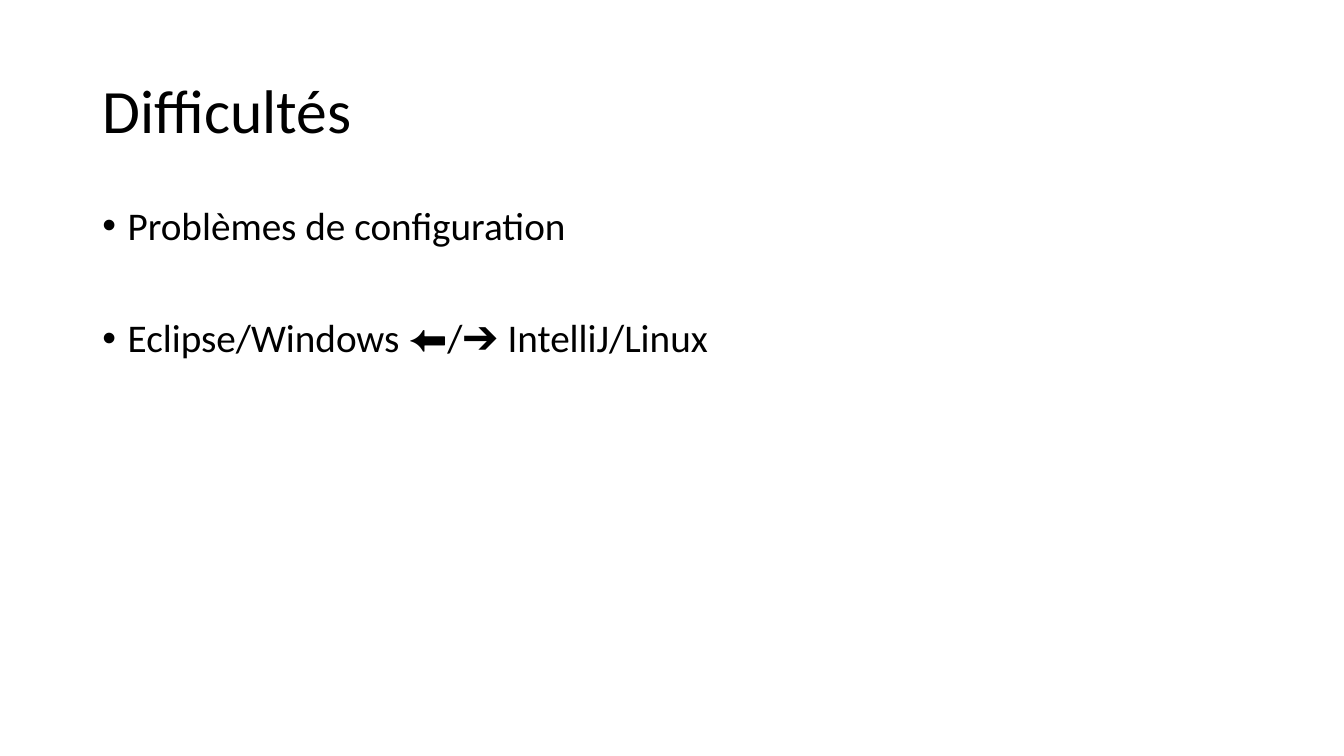
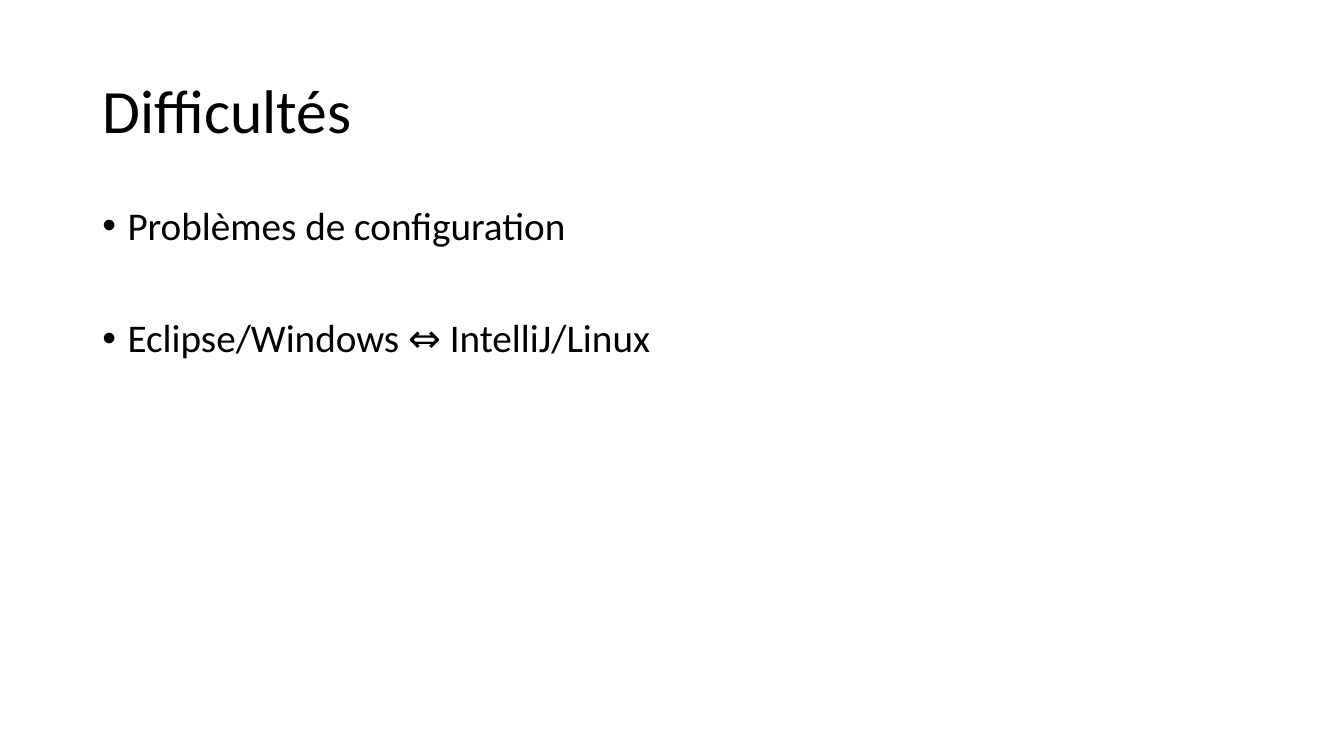
Before and after one commit to Aiman1/Forms-Struts2, a slide deck: slide 5 of SR03.pptx. Drawn at 1344x756 pixels with LibreOffice and Linux fonts; fonts in the diff are those of the drawing; background and template pictures are left out. Boxes give left, top, right and bottom in pixels: in the first picture for what was removed or moved away, otherwise in the second. Text is boxed around its words. In the diff, an @@ line names an element or a change of style, - is before the commit and + after.

```diff
--- a/SR03.pptx
+++ b/SR03.pptx
@@ text at [128,324,650,359]: text changed @@
-• Eclipse/Windows ⬅/➔ IntelliJ/Linux
+• Eclipse/Windows ⇔ IntelliJ/Linux
```
Also in this commit, not shown: 1 other slide changed, 9 other files.
